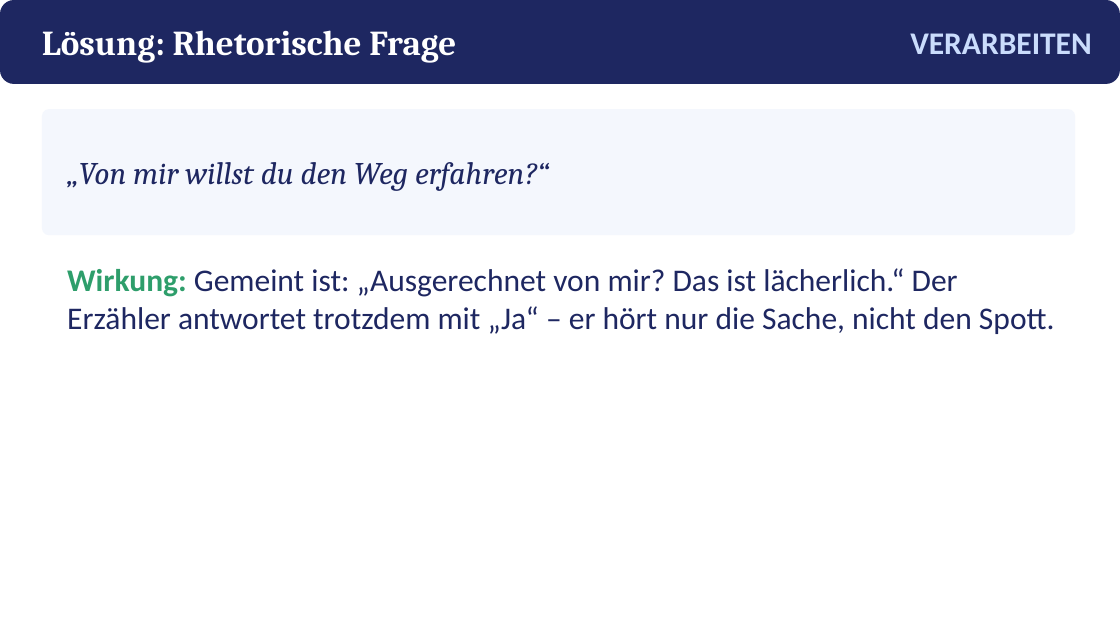
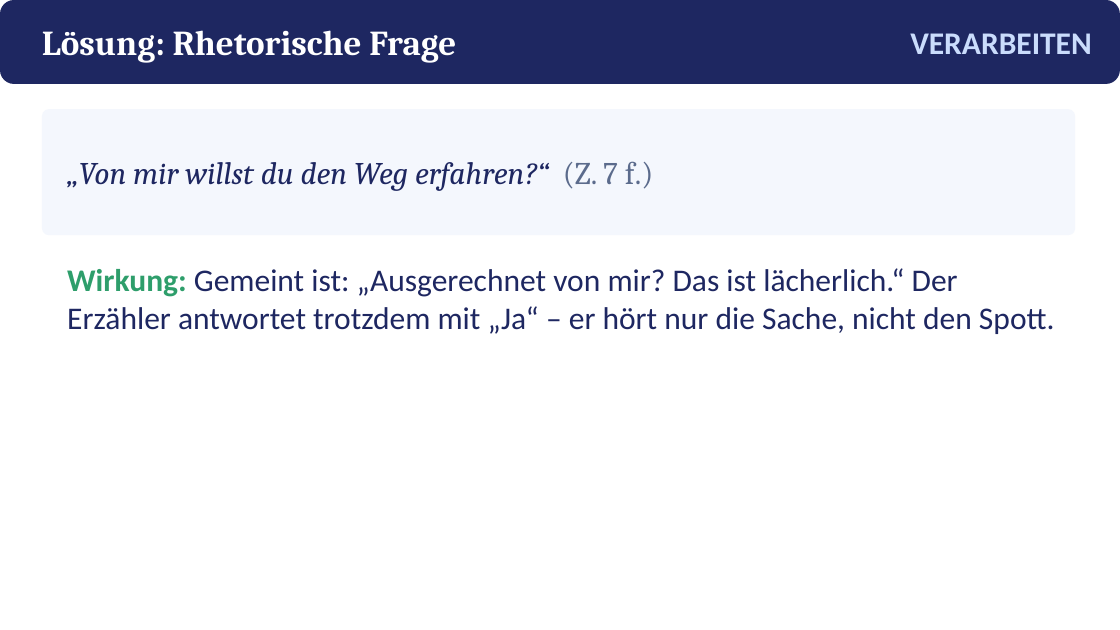
Before and after one commit to golzkonstantin-gif/Schule, a slide deck: slide 13 of Deutsch_11/Kafka_Gibs_auf/Praesentation_Gibs_auf.pptx. Drawn at 1120x630 pixels with LibreOffice and Linux fonts; fonts in the diff are those of the drawing. Boxes give left, top, right and bottom in pixels: in the first picture for what was removed or moved away, otherwise in the second. Text is boxed around its words. In the diff, an @@ line names an element or a change of style, - is before the commit and + after.

```diff
--- a/Deutsch_11/Kafka_Gibs_auf/Praesentation_Gibs_auf.pptx
+++ b/Deutsch_11/Kafka_Gibs_auf/Praesentation_Gibs_auf.pptx
@@ text at [67, 161, 653, 191]: text changed @@
-„Von mir willst du den Weg erfahren?“
+„Von mir willst du den Weg erfahren?“ (Z. 7 f.)
```
Also in this commit, not shown: 5 other slides changed, 12 other files.
